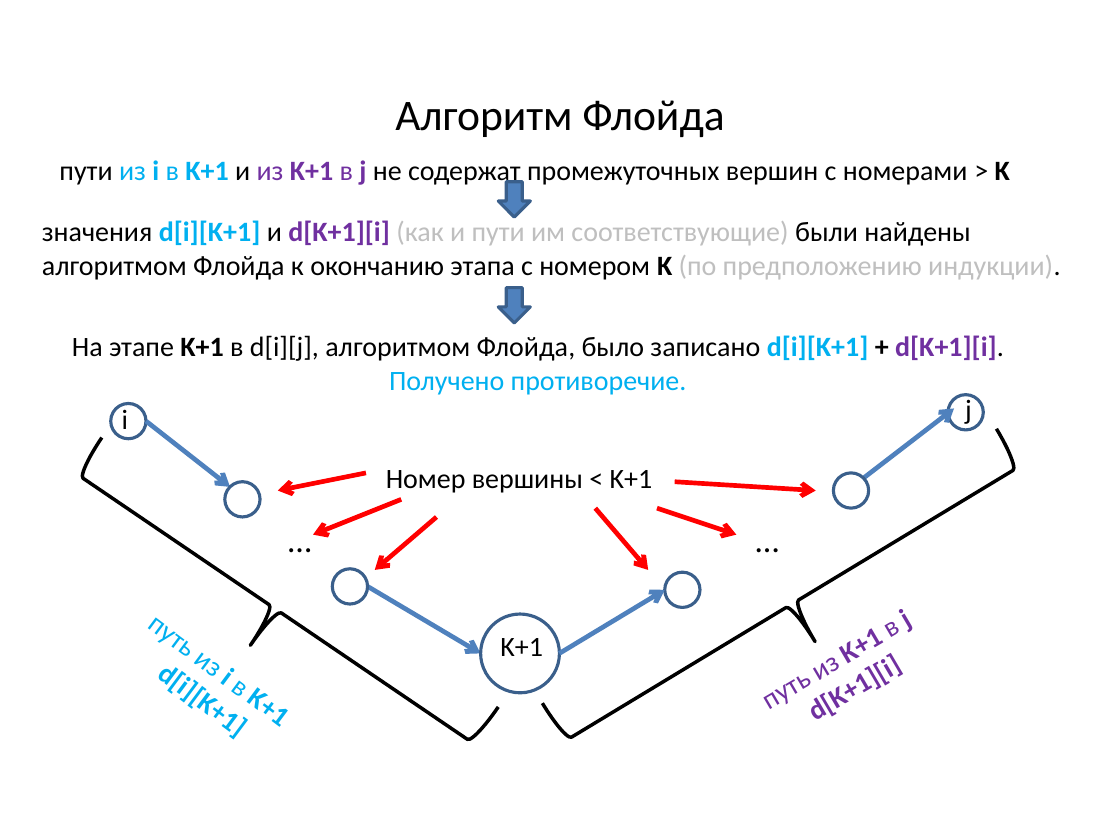
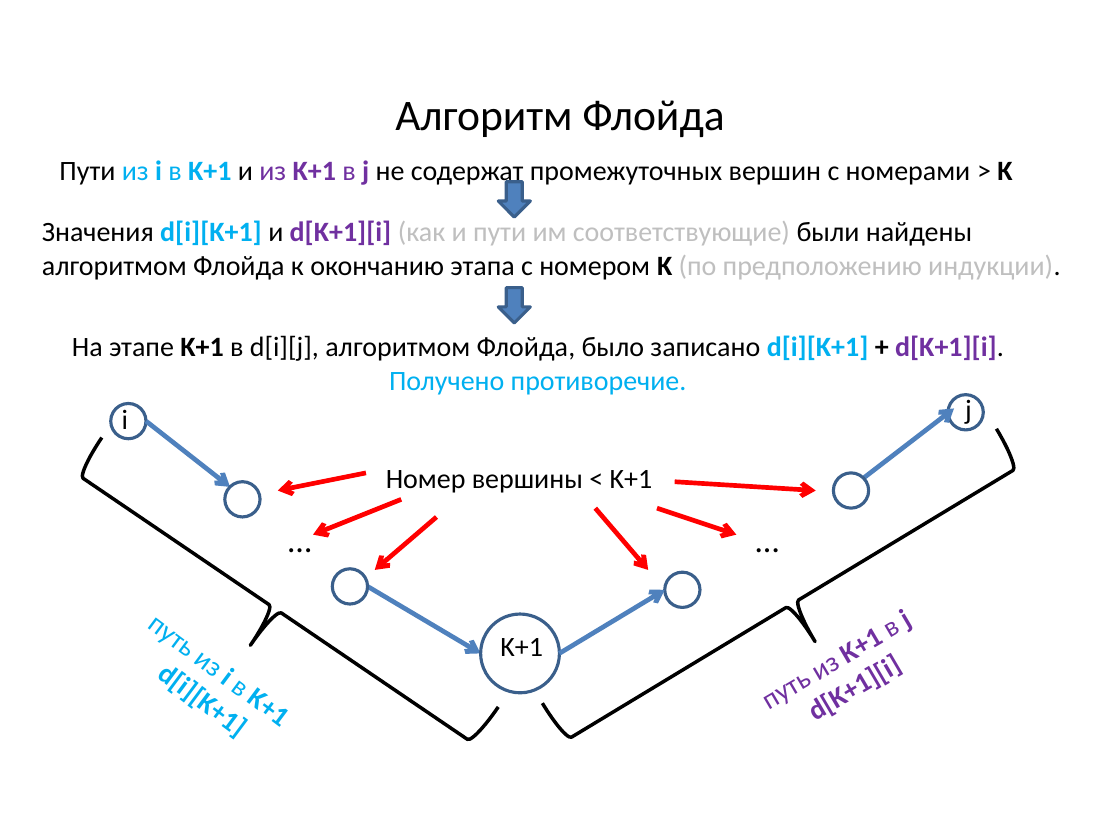
Before and after one commit to SteinbergOB/ANG, a slide deck: slide 61 of Презентации/Лекция 3.pptx (slide 55 before the commit). Drawn at 1120x840 pixels with LibreOffice and Linux fonts; fonts in the diff are those of the drawing. Boxes give left, top, right and bottom in pixels: in the first picture for what was removed or moved away, otherwise in the second. Text is boxed around its words. In the diff, an @@ line names an element or a change of style, - is before the commit and + after.

```diff
--- a/Презентации/Лекция 3.pptx
+++ b/Презентации/Лекция 3.pptx
@@ text at [59, 160, 1012, 186]: text changed @@
-пути из i в K+1 и из K+1 в j не содержат промежуточных вершин с номерами > K
+Пути из i в K+1 и из K+1 в j не содержат промежуточных вершин с номерами > K
@@ text at [42, 220, 1060, 280]: text changed @@
-значения d[i][K+1] и d[K+1][i] (как и пути им соответствующие) были найдены алгоритмом Флойда к окончанию этапа с номером K (по предположению индукции).
+Значения d[i][K+1] и d[K+1][i] (как и пути им соответствующие) были найдены алгоритмом Флойда к окончанию этапа с номером K (по предположению индукции).
```
Also in this commit, not shown: 35 other slides changed, 14 slides added, 5 slides removed, 2 other files.
